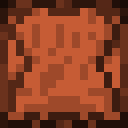
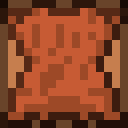
Layered file, before and after one edit (128×128). Changes by layer:
added layer "Layer #100" (color) in group "Tanner Top" over [0, 0, 128, 128]
